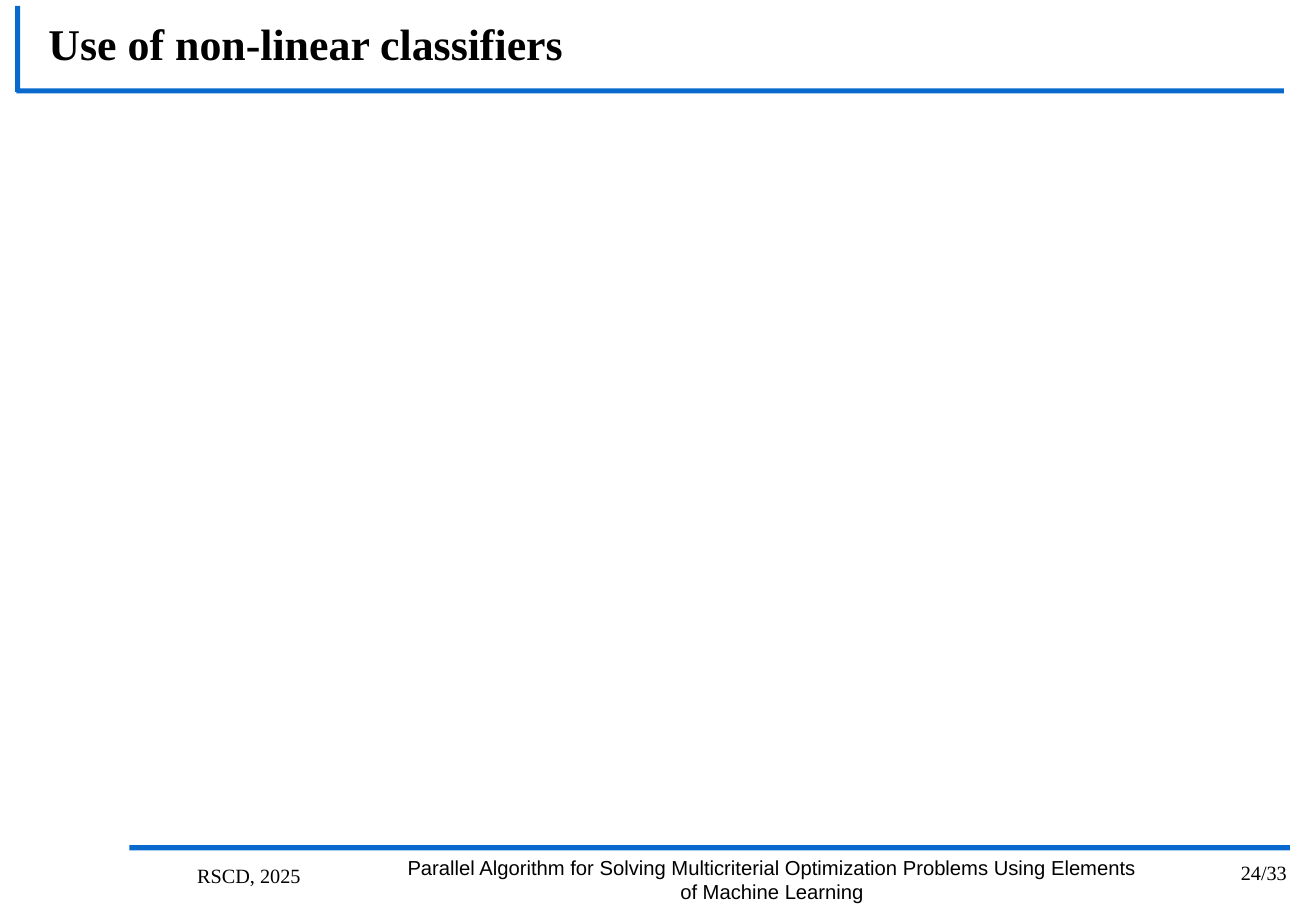
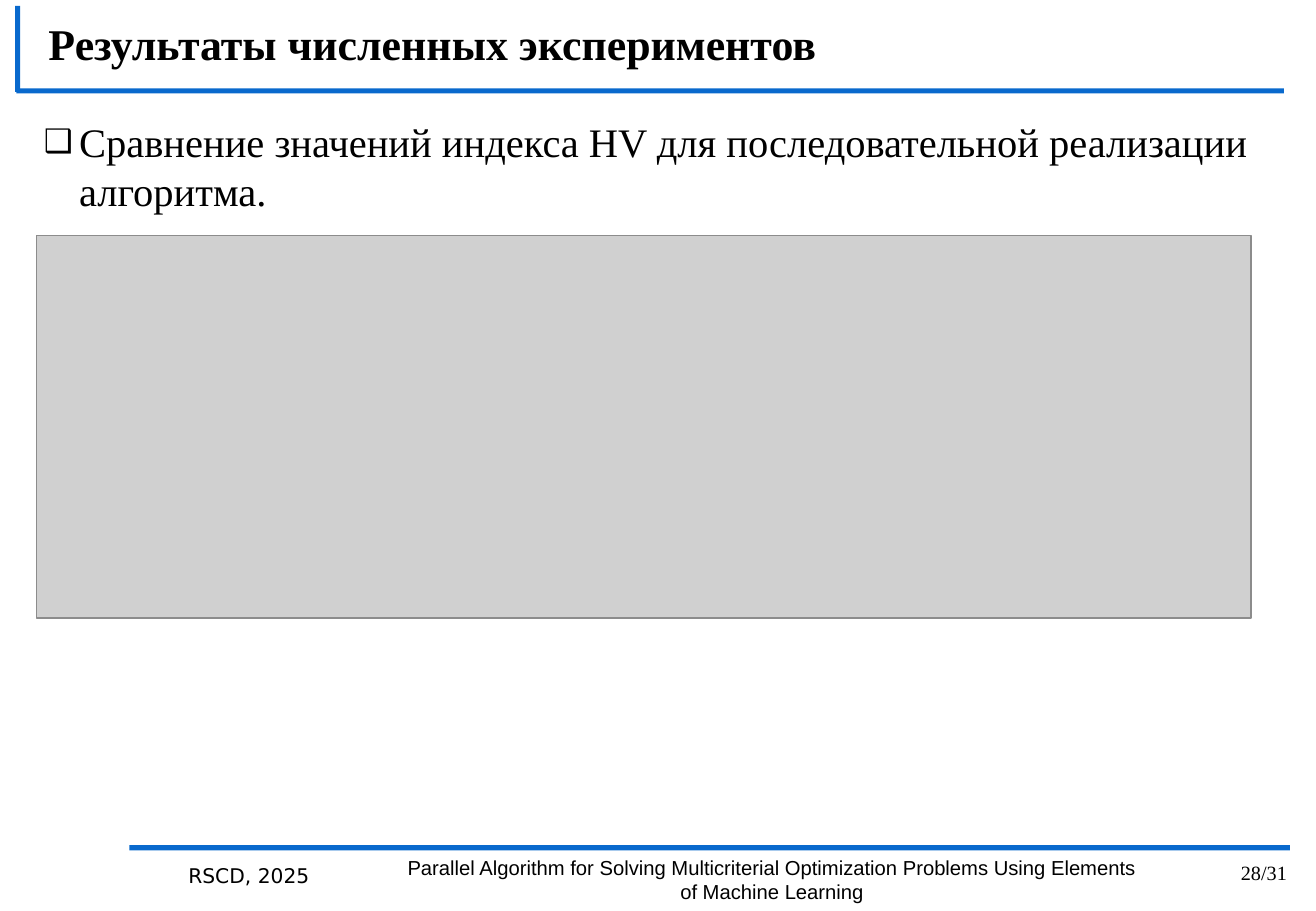
Before and after one commit to kabarkalov/GlobOptPapers, a slide deck: slide 28 of 2025/RSCD_MCO/RSCD25.pptx (slide 24 before the commit). Drawn at 1316x911 pixels with LibreOffice and Linux fonts; fonts in the diff are those of the drawing; grey boxes stand for pictures; background and template pictures are left out. Boxes give left, top, right and bottom in pixels: in the first picture for what was removed or moved away, otherwise in the second. Text is boxed around its words. In the diff, an @@ line names an element or a change of style, - is before the commit and + after.

```diff
--- a/2025/RSCD_MCO/RSCD25.pptx
+++ b/2025/RSCD_MCO/RSCD25.pptx
@@ title at [48, 31, 816, 70]: text changed @@
-Use of non-linear classifiers
+Результаты численных экспериментов
@@ text added at [79, 129, 1247, 214], 24 pt, text #000000 @@
+❑ Сравнение значений индекса HV для последовательной реализации алгоритма.
@@ picture added at [36, 236, 1252, 619] @@
@@ text "RSCD, 2025" at [188, 868, 309, 886]: font Times New Roman to DejaVu Sans @@
@@ page number at [1241, 866, 1287, 881]: text changed @@
-24/33
+28/31
```
Also in this commit, not shown: 16 other slides changed, 1 slide added, 6 slides removed.
